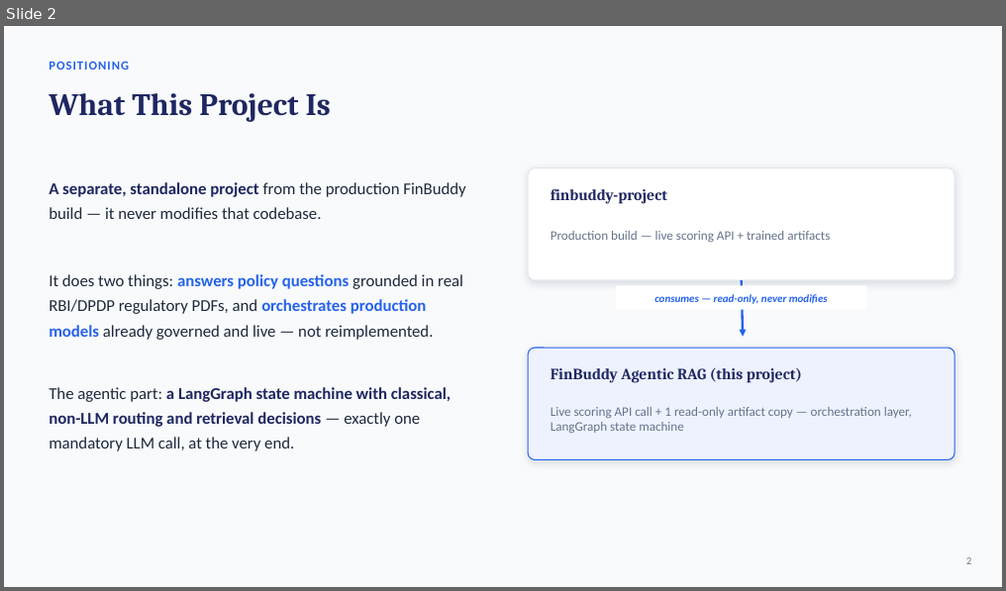
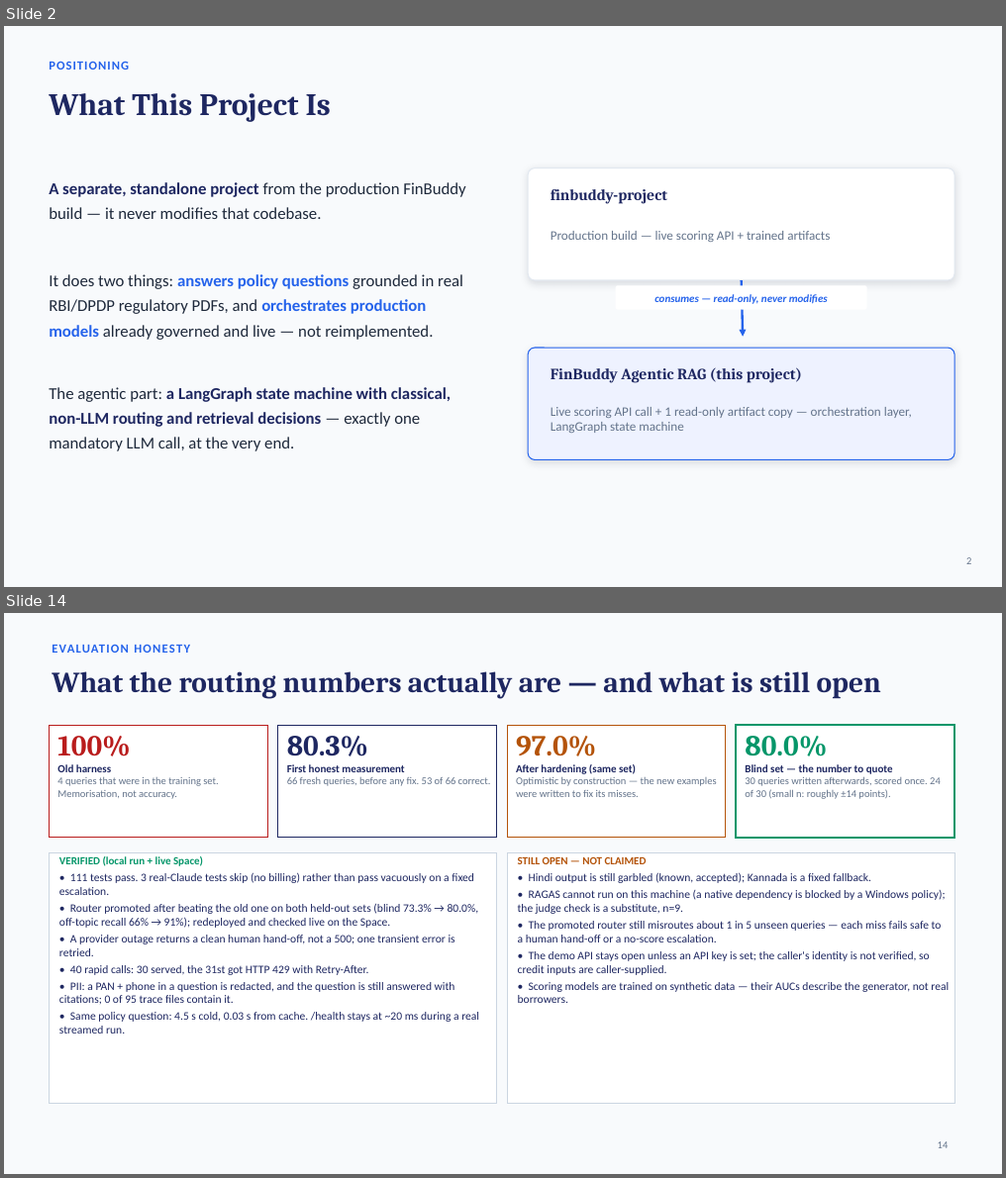
Before and after one commit to bhavyabhandary-star/finbuddy-agentic-rag-langgraph, a slide deck: docs/finbuddy_capstone_deck.pptx. Shown one above the other, each under a label of ours: slide 2 before the commit, slides 2 and 14 after it; the slides between them are not shown. The pictures are 1006x591 and 1006x1178 pixels, drawn with LibreOffice and Linux fonts; fonts in the diff are those of the drawing. Boxes give left, top, right and bottom in pixels: in the first picture for what was removed or moved away, otherwise in the second. Text is boxed around its words. In the diff, an @@ line names an element or a change of style, - is before the commit and + after.

```diff
--- a/docs/finbuddy_capstone_deck.pptx
+++ b/docs/finbuddy_capstone_deck.pptx
@@ slide 14 added at [4,613,1002,1174], background #F8FAFC @@
@@ text added at [52,644,190,653], 12 pt, text #2563EB, bold @@
+EVALUATION HONESTY
@@ text added at [52,671,881,698], 28 pt, text #1E2761, bold @@
+What the routing numbers actually are — and what is still open
@@ rectangle added at [49,725,267,838], fill #FFFFFF, outline #B91C1C 1 pt, 10 pt, text #64748B @@
+100%
+Old harness
+4 queries that were in the training set. Memorisation, not accuracy.
@@ rectangle added at [278,725,497,838], fill #FFFFFF, outline #1E2761 1 pt, 10 pt, text #64748B @@
+80.3%
+First honest measurement
+66 fresh queries, before any fix. 53 of 66 correct.
@@ rectangle added at [507,725,726,838], fill #FFFFFF, outline #B45309 1 pt, 10 pt, text #64748B @@
+97.0%
+After hardening (same set)
+Optimistic by construction — the new examples were written to fix its misses.
@@ rectangle added at [737,725,954,838], fill #FFFFFF, outline #059669 1.75 pt, 10 pt, text #64748B @@
+80.0%
+Blind set — the number to quote
+30 queries written afterwards, scored once. 24 of 30 (small n: roughly ±14 points).
@@ rectangle added at [49,853,497,1103], fill #FFFFFF, outline #CBD5E1 0.75 pt, 11 pt, text #1E2761 @@
+VERIFIED (local run + live Space)
+• 111 tests pass. 3 real-Claude tests skip (no billing) rather than pass vacuously on a fixed escalation.
+• Router promoted after beating the old one on both held-out sets (blind 73.3% → 80.0%, off-topic recall 66% → 91%); redeployed and checked live on the Space.
+• A provider outage returns a clean human hand-off, not a 500; one transient error is retried.
+• 40 rapid calls: 30 served, the 31st got HTTP 429 with Retry-After.
+• PII: a PAN + phone in a question is redacted, and the question is still answered with citations; 0 of 95 trace files contain it.
+• Same policy question: 4.5 s cold, 0.03 s from cache. /health stays at ~20 ms during a real streamed run.
@@ rectangle added at [507,853,954,1103], fill #FFFFFF, outline #CBD5E1 0.75 pt, 11 pt, text #1E2761 @@
+STILL OPEN — NOT CLAIMED
+• Hindi output is still garbled (known, accepted); Kannada is a fixed fallback.
+• RAGAS cannot run on this machine (a native dependency is blocked by a Windows policy); the judge check is a substitute, n=9.
+• The promoted router still misroutes about 1 in 5 unseen queries — each miss fails safe to a human hand-off or a no-score escalation.
+• The demo API stays open unless an API key is set; the caller's identity is not verified, so credit inputs are caller-supplied.
+• Scoring models are trained on synthetic data — their AUCs describe the generator, not real borrowers.
@@ text added at [938,1142,948,1149], 10 pt, text #64748B @@
+14
```
Also in this commit, not shown: 11 slides changed, 2 other slides added, 5 other files.
